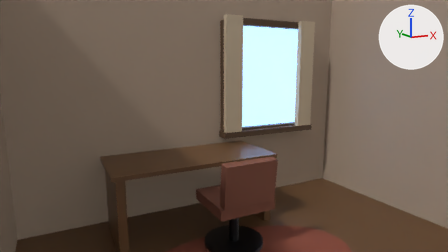
Two versions of the Blender file Blender/CozyDeskRoom/cozydeskroom.blend, one commit apart.
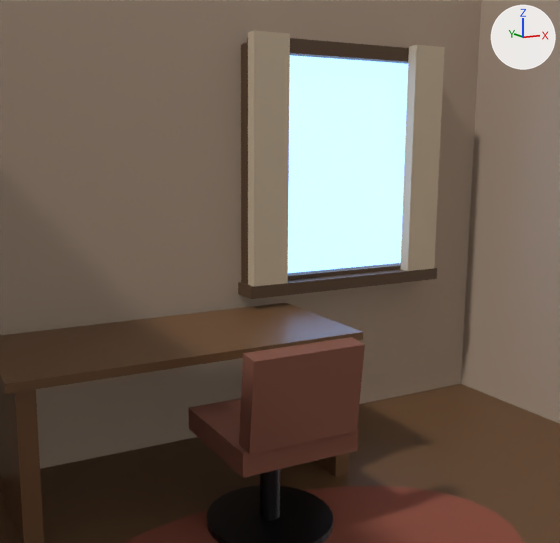
Each version appears first from the file's camera 'Camera_Hero', and next in a close-up on the part from 24% to 82% of the width and 0% to 100% of the height. Arrows for +X, +Y and +Z are at upper right; the lights stay in place. The last two pictures show the newer version.

The first close-up shows 'BackWallBottom', 'BackWallLeft', 'BackWallRight', 'BackWallTop', 'ChairBack', 'CurtainLeft', 'CurtainRight', 'DeskTop', 'Floor', 'RightWall', 'Rug', 'WindowGlass' and 9 more.
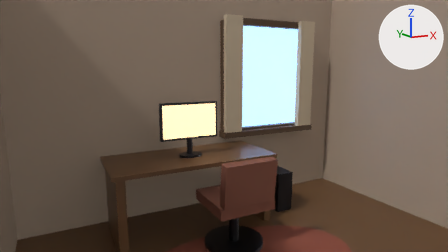
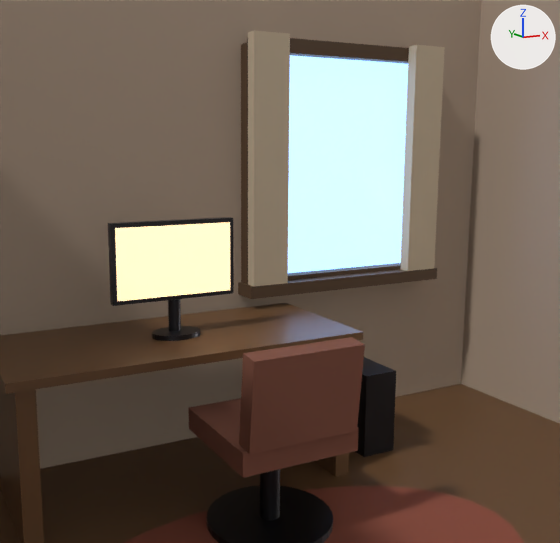
What differs and where, as boxes [x1, y1, x2, y2] in the close-ups (560 x 543 px):
'MonitorScreen', added (beige)
    after: [115, 222, 230, 302]
'ComputerTower', added (black)
    after: [355, 357, 396, 457]
'MonitorFrame', added (black)
    after: [108, 217, 234, 306]
'MonitorStandBase', added
    after: [152, 326, 200, 341]
'MonitorStandNeck', added
    after: [168, 299, 181, 332]

Diff of the bpy script that builds the scene:
```diff
--- a/Blender/CozyDeskRoom/cozydeskroom.blend.py
+++ b/Blender/CozyDeskRoom/cozydeskroom.blend.py
@@ mat_computertower_material @@
+mat_computertower_material = principled_material('ComputerTower_Material')
+mat_computertower_material.base_color = (0.02, 0.02, 0.025)  # black #27272c
+mat_computertower_material.metallic = 0.5
+mat_computertower_material.roughness = 0.35
@@ mat_monitormetal_material @@
+mat_monitormetal_material = principled_material('MonitorMetal_Material')
+mat_monitormetal_material.base_color = (0.03, 0.03, 0.035)  # dark grey #303035
+mat_monitormetal_material.metallic = 0.8
+mat_monitormetal_material.roughness = 0.35
@@ mat_monitorscreen_material @@
+mat_monitorscreen_material = principled_material('MonitorScreen_Material')
+mat_monitorscreen_material.base_color = (0.78, 0.62, 0.42)  # beige #e5cead
+mat_monitorscreen_material.roughness = 0.4
+mat_monitorscreen_material.emission_color = (0.85, 0.6, 0.35)  # beige #edcba0
+mat_monitorscreen_material.emission_strength = 1.4
@@ mat_monitorframe_material @@
+mat_monitorframe_material = principled_material('MonitorFrame_Material')
+mat_monitorframe_material.base_color = (0.015, 0.015, 0.018)  # black #212124
+mat_monitorframe_material.metallic = 0.2
+mat_monitorframe_material.roughness = 0.4
@@ me_computertower_mesh @@
+me_computertower_mesh.from_pydata(...)  # a box spanning x -1.0..1.0, y -1.0..1.0, z -1.0..1.0
+me_computertower_mesh.materials.append(mat_computertower_material)  # black #27272c
@@ me_monitorstandbase_mesh @@
+me_monitorstandbase_mesh.from_pydata(...)  # a 32-sided cylinder along z spanning x -1.0..1.0, y -1.0..1.0, z -1.0..1.0
+me_monitorstandbase_mesh.materials.append(mat_monitormetal_material)  # dark grey #303035
@@ me_monitorstandneck_mesh @@
+me_monitorstandneck_mesh.from_pydata(...)  # a 32-sided cylinder along z spanning x -1.0..1.0, y -1.0..1.0, z -1.0..1.0
+me_monitorstandneck_mesh.materials.append(mat_monitormetal_material)  # dark grey #303035
@@ me_monitorscreen_mesh @@
+me_monitorscreen_mesh.from_pydata([(-1.0, -1.0, 0.0), (1.0, -1.0, 0.0), (1.0, 1.0, 0.0), (-1.0, 1.0, 0.0)], [], [(0, 1, 2, 3)])
+me_monitorscreen_mesh.materials.append(mat_monitorscreen_material)  # beige #e5cead, glowing beige #edcba0
@@ me_monitorframe_mesh @@
+me_monitorframe_mesh.from_pydata(...)  # a box spanning x -1.0..1.0, y -1.0..1.0, z -1.0..1.0
+me_monitorframe_mesh.materials.append(mat_monitorframe_material)  # black #212124
@@ ob_computertower @@
+ob_computertower = bpy.data.objects.new('ComputerTower', me_computertower_mesh)
+ob_computertower.location = (0.75, 1.55, 0.23)
+ob_computertower.scale = (0.1, 0.22, 0.23)
@@ ob_monitorstandbase @@
+ob_monitorstandbase = bpy.data.objects.new('MonitorStandBase', me_monitorstandbase_mesh)
+ob_monitorstandbase.location = (-0.35, 1.53, 0.772)
+ob_monitorstandbase.scale = (0.12, 0.09, 0.012)
@@ ob_monitorstandneck @@
+ob_monitorstandneck = bpy.data.objects.new('MonitorStandNeck', me_monitorstandneck_mesh)
+ob_monitorstandneck.location = (-0.35, 1.55, 0.855)
+ob_monitorstandneck.scale = (0.03, 0.03, 0.085)
@@ ob_monitorscreen @@
+ob_monitorscreen = bpy.data.objects.new('MonitorScreen', me_monitorscreen_mesh)
+ob_monitorscreen.location = (-0.35, 1.525, 1.13)
+ob_monitorscreen.rotation_euler = (1.571, 0.0, 0.0)  # degrees (90, 0, 0)
+ob_monitorscreen.scale = (0.29, 0.17, 1.0)
@@ ob_monitorframe @@
+ob_monitorframe = bpy.data.objects.new('MonitorFrame', me_monitorframe_mesh)
+ob_monitorframe.location = (-0.35, 1.55, 1.13)
+ob_monitorframe.scale = (0.31, 0.02, 0.19)
```
